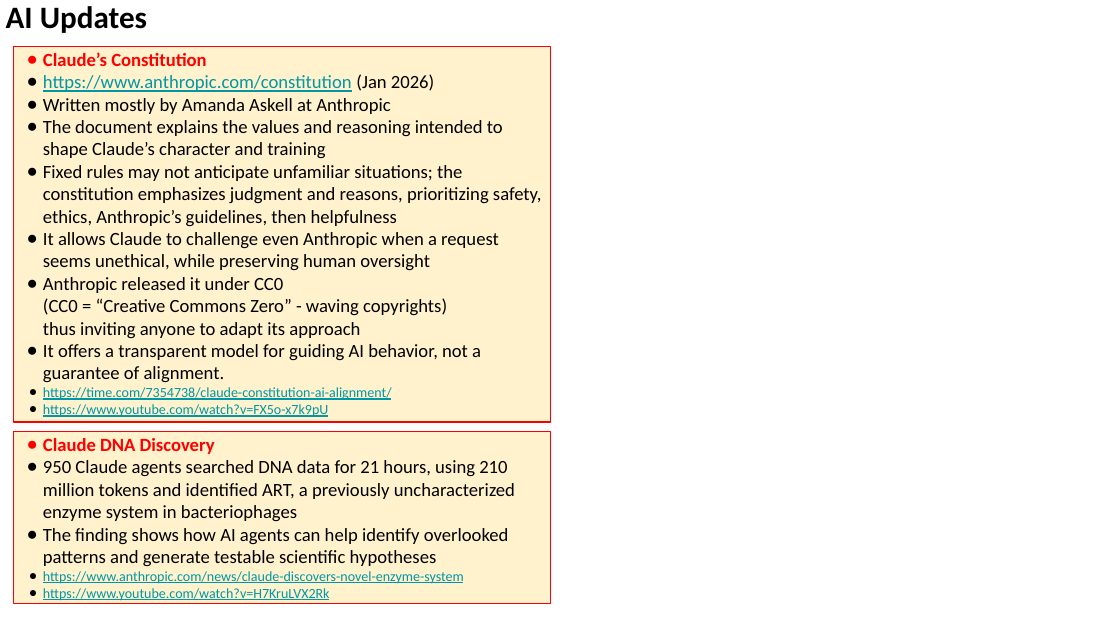
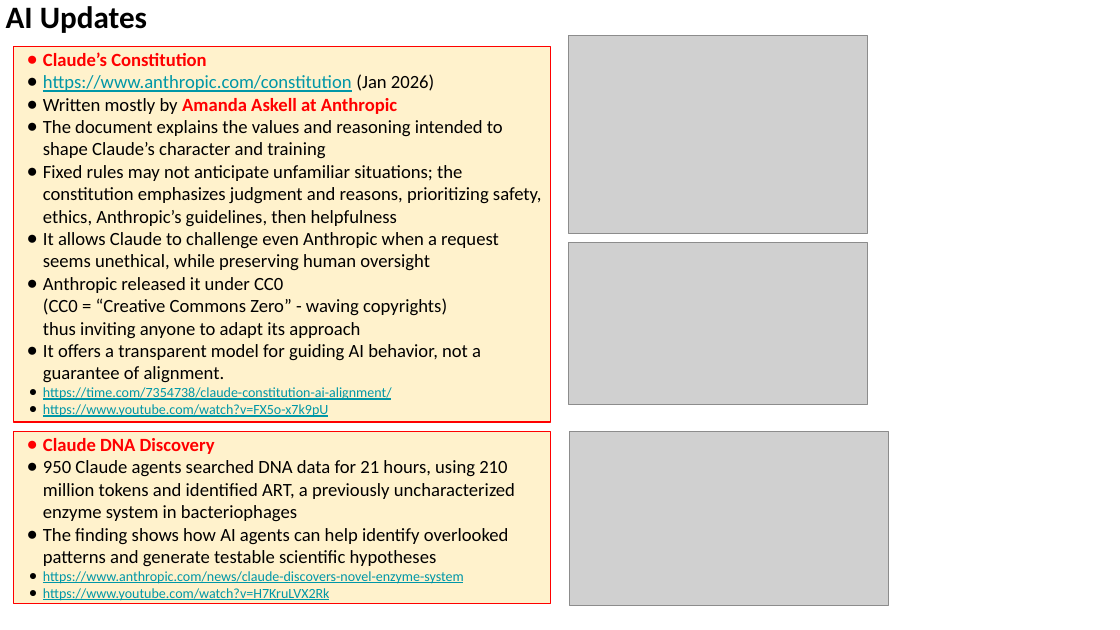
Before and after one commit to lselector/seminar, a slide deck: slide 25 of 2026/2026-09-25-AI-News.pptx (slide 26 before the commit). Drawn at 1120x630 pixels with LibreOffice and Linux fonts; fonts in the diff are those of the drawing; grey boxes stand for pictures. Boxes give left, top, right and bottom in pixels: in the first picture for what was removed or moved away, otherwise in the second. Text is boxed around its words. In the diff, an @@ line names an element or a change of style, - is before the commit and + after.

```diff
--- a/2026/2026-09-25-AI-News.pptx
+++ b/2026/2026-09-25-AI-News.pptx
@@ picture added at [568,36,867,234] @@
@@ text in rectangle at [43,98,397,114]: text colour #000000 to #FF0000, bold on in "Amanda Askell at Anthropic" @@
@@ picture added at [568,242,867,404] @@
@@ picture added at [569,432,888,606] @@
```
Also in this commit, not shown: 6 other slides changed, 8 slides removed.
